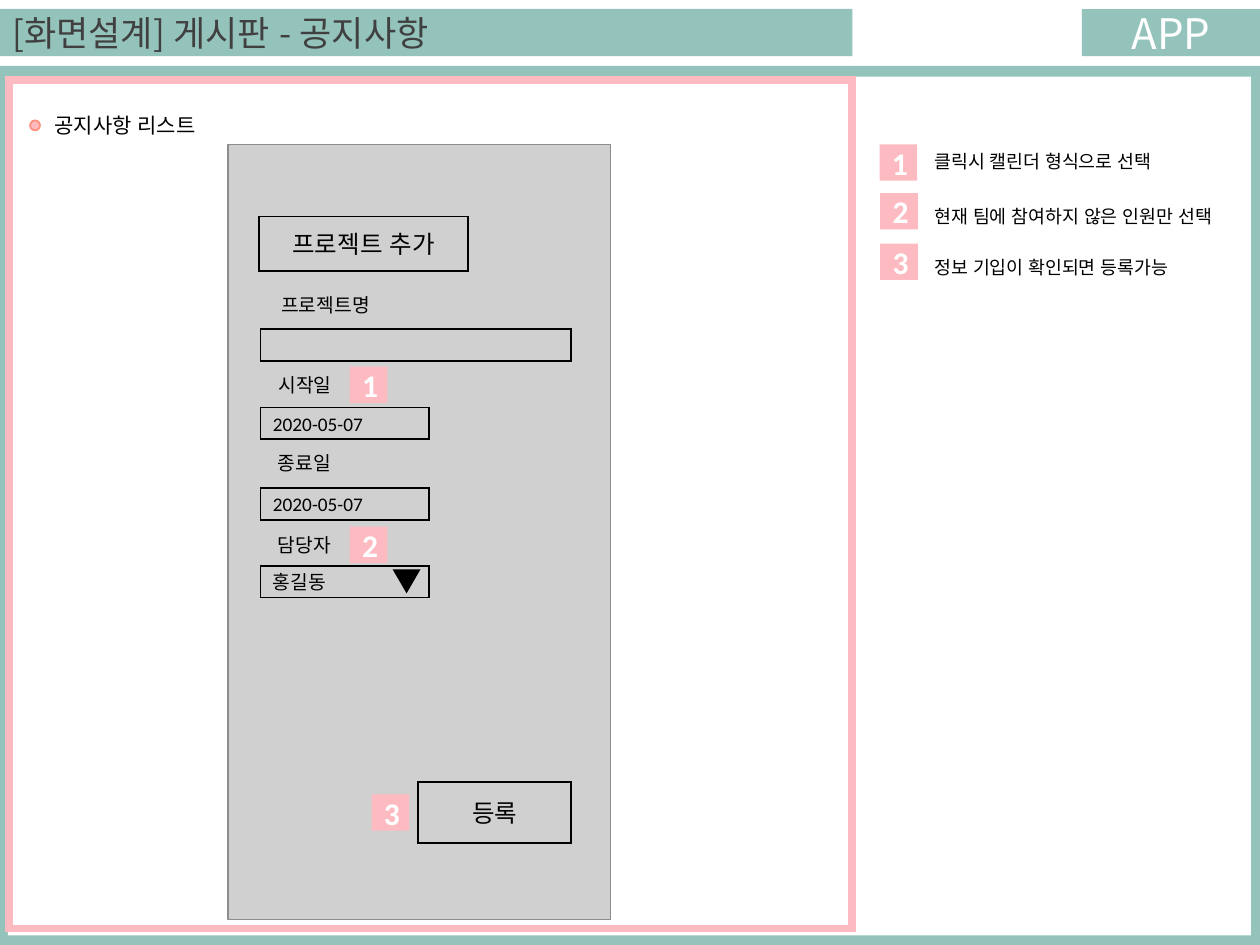
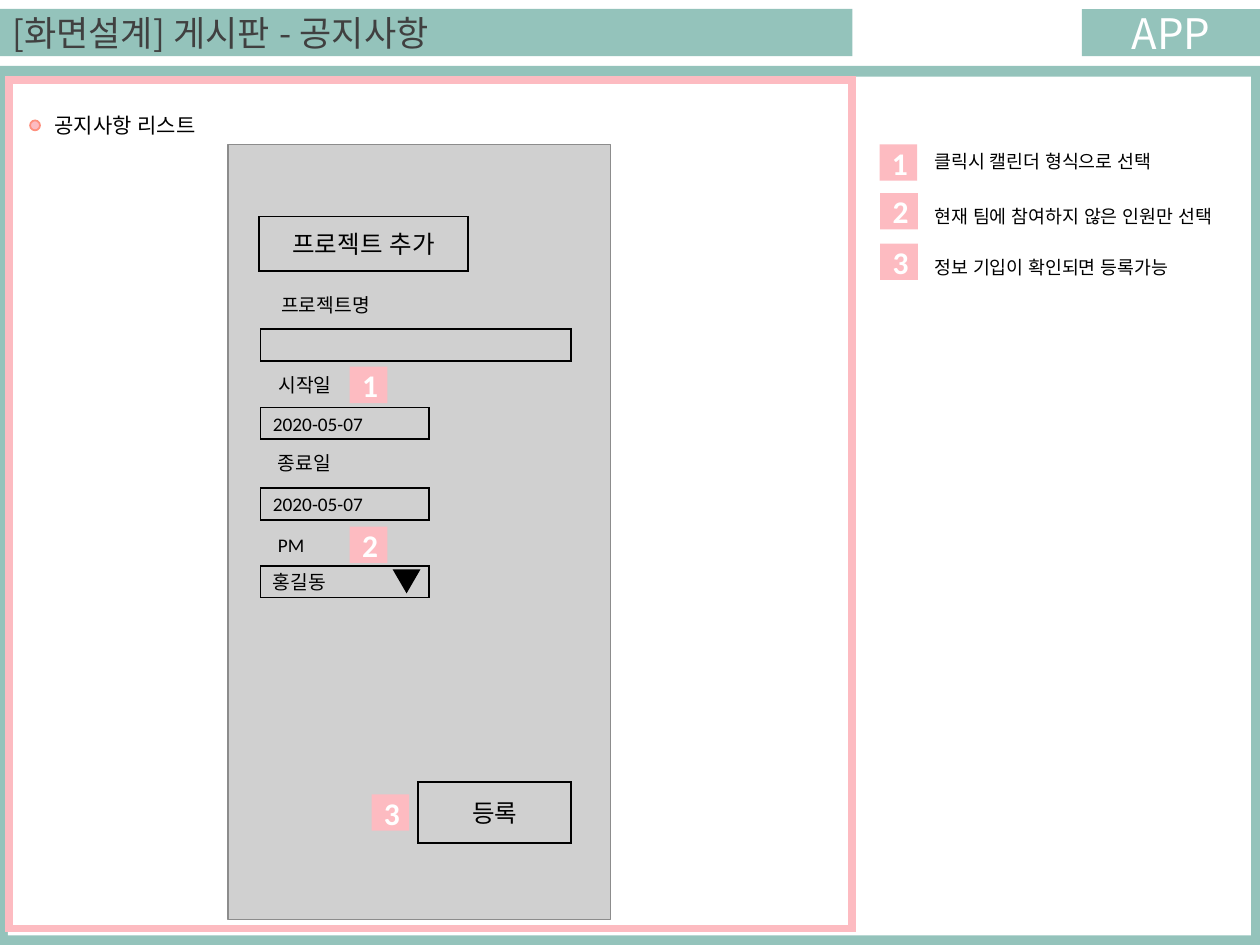
Before and after one commit to ezenteam03/project06, a slide deck: slide 16 of WebContent/jhk/0508 전현규.pptx. Drawn at 1260x945 pixels with LibreOffice and Linux fonts; fonts in the diff are those of the drawing; grey boxes stand for pictures. Boxes give left, top, right and bottom in pixels: in the first picture for what was removed or moved away, otherwise in the second. Text is boxed around its words. In the diff, an @@ line names an element or a change of style, - is before the commit and + after.

```diff
--- a/WebContent/jhk/0508 전현규.pptx
+++ b/WebContent/jhk/0508 전현규.pptx
@@ text at (278,539,304,552): text changed @@
-담당자
+PM
```
Also in this commit, not shown: 1 other slide changed.
